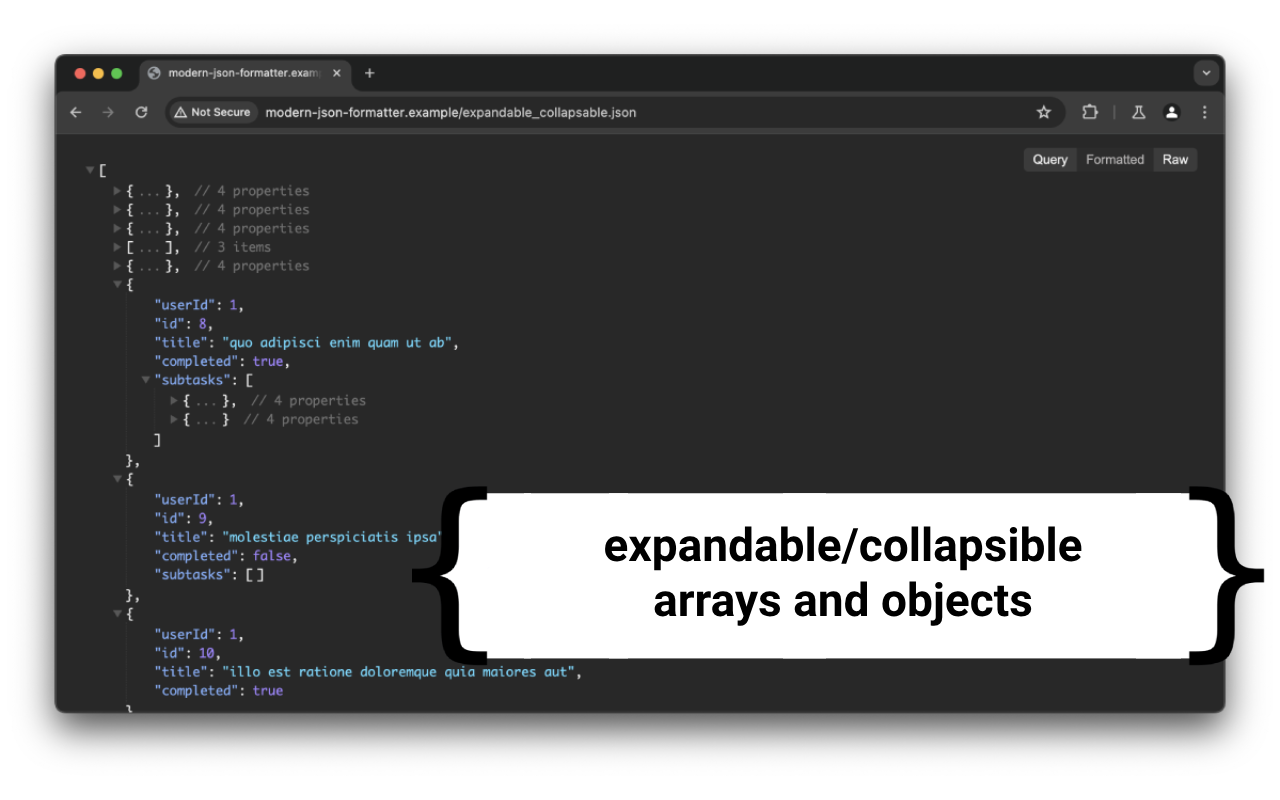
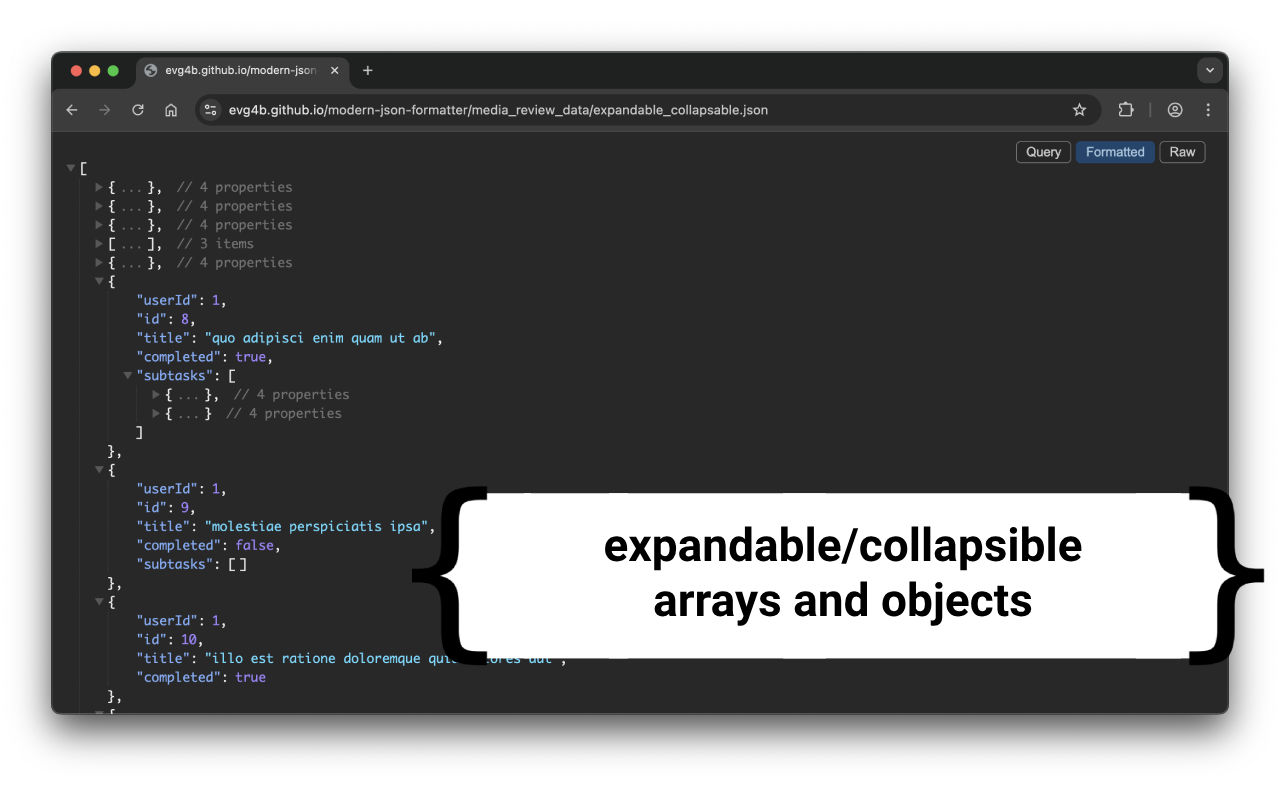
Comparing the layer stacks of the two w=1280, h=800 images. Changes:
renamed "Screenshot 2024-05-25 at 12.40.38" to "Screenshot 2025-05-04 at 12.25.22", painted on it over [11, 29, 1268, 766]
